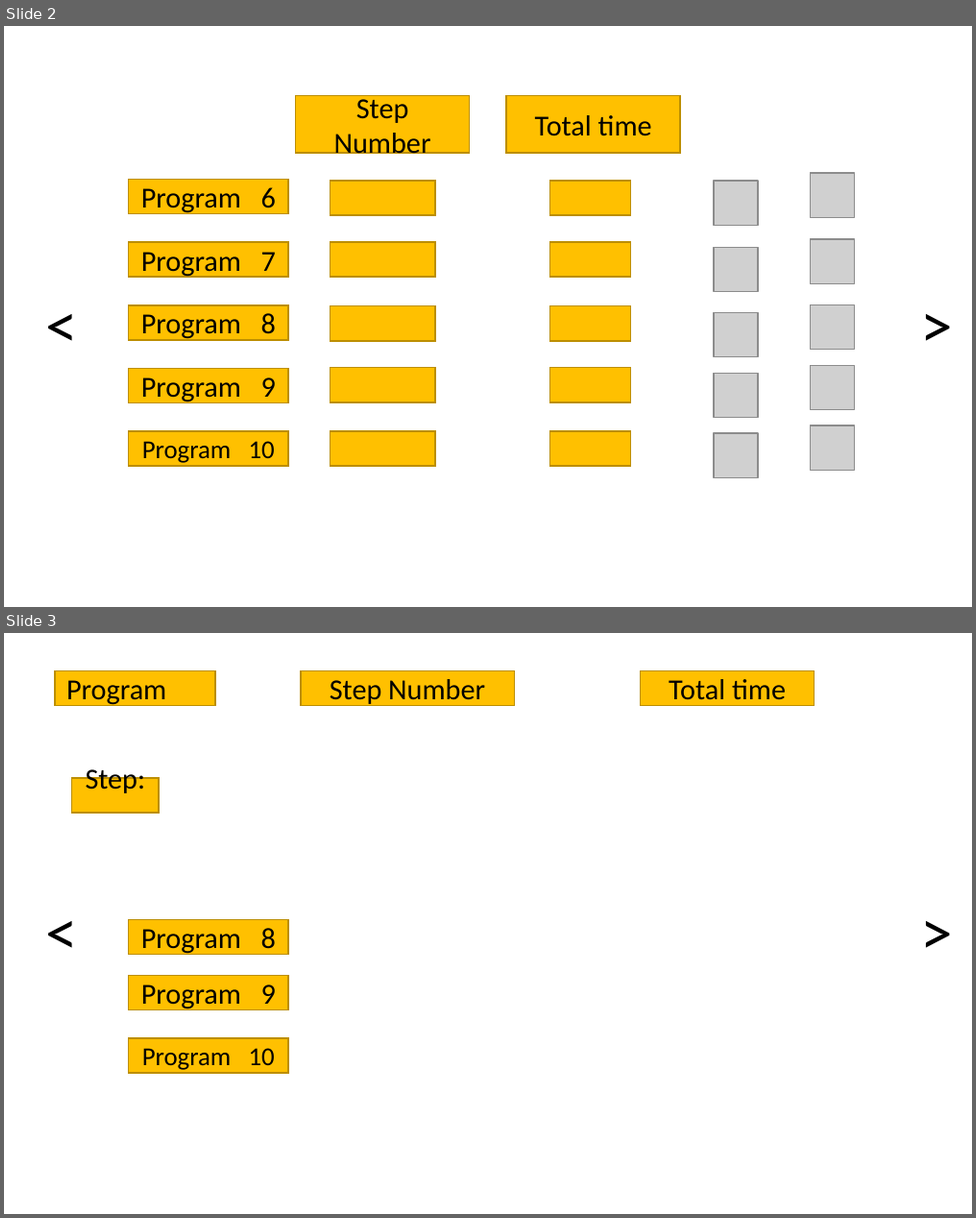
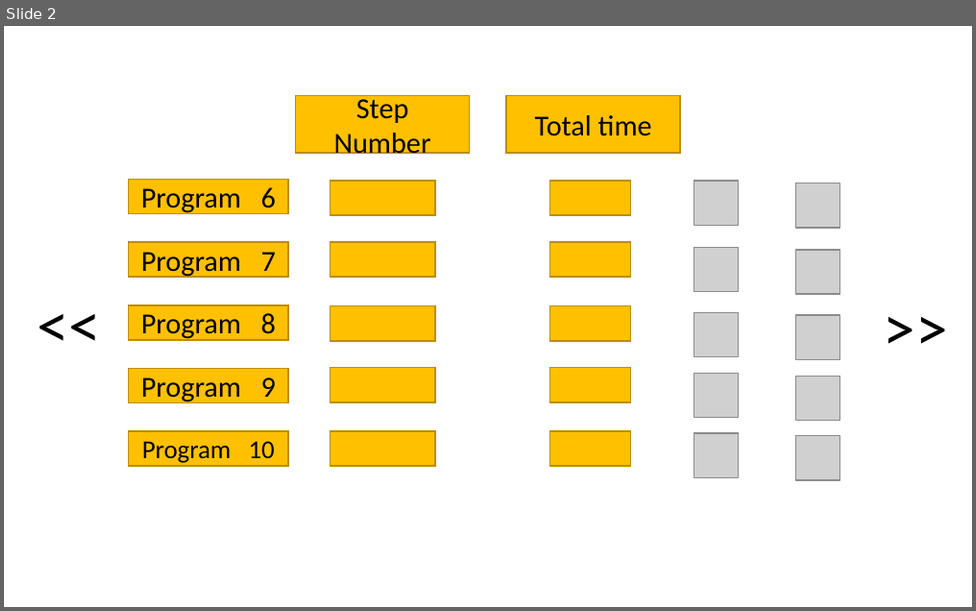
Before and after one commit to Pekarate/00.Well_washing, a slide deck: HMI/GUI.pptx. Shown one above the other, each under a label of ours: slides 2 and 3 before the commit, slide 2 after it. The pictures are 976x1218 and 976x611 pixels, drawn with LibreOffice and Linux fonts; fonts in the diff are those of the drawing; grey boxes stand for pictures. Boxes give left, top, right and bottom in pixels: in the first picture for what was removed or moved away, otherwise in the second. Text is boxed around its words. In the diff, an @@ line names an element or a change of style, - is before the commit and + after.

```diff
--- a/HMI/GUI.pptx
+++ b/HMI/GUI.pptx
@@ slide 3 removed at (4, 633, 972, 1214), background #FFFFFF @@
@@ rectangle removed at (55, 671, 215, 706) @@
-Program
@@ rectangle removed at (301, 671, 514, 706) @@
-Step Number
@@ rectangle removed at (640, 671, 815, 706) @@
-Total time
@@ rectangle removed at (71, 778, 159, 813) @@
-Step:
@@ text removed at (34, 885, 110, 975) @@
-<
@@ text removed at (909, 885, 972, 975) @@
->
@@ rectangle removed at (128, 920, 288, 955) @@
-Program 8
@@ rectangle removed at (128, 976, 288, 1010) @@
-Program 9
@@ rectangle removed at (128, 1038, 288, 1074) @@
-Program 10
@@ slide 2 changed as well @@
@@ text at (26, 278, 113, 368): text changed @@
-<
+<<
@@ text at (872, 280, 959, 370): text changed @@
->
+>>
@@ 5 pictures: place and size @@
-5 pictures at (713, 181, 758, 477)
+5 pictures at (694, 181, 738, 477)
@@ 5 pictures: place and size @@
-5 pictures at (810, 172, 855, 470)
+5 pictures at (796, 182, 840, 480)
```
Also in this commit, not shown: 1 other slide changed, 3 slides added, 25 other files.
